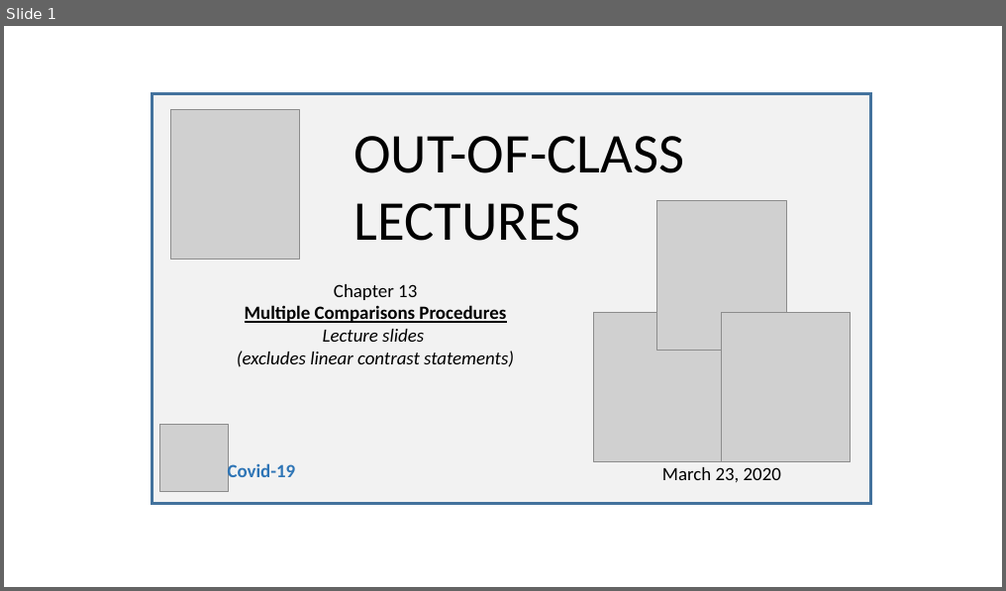
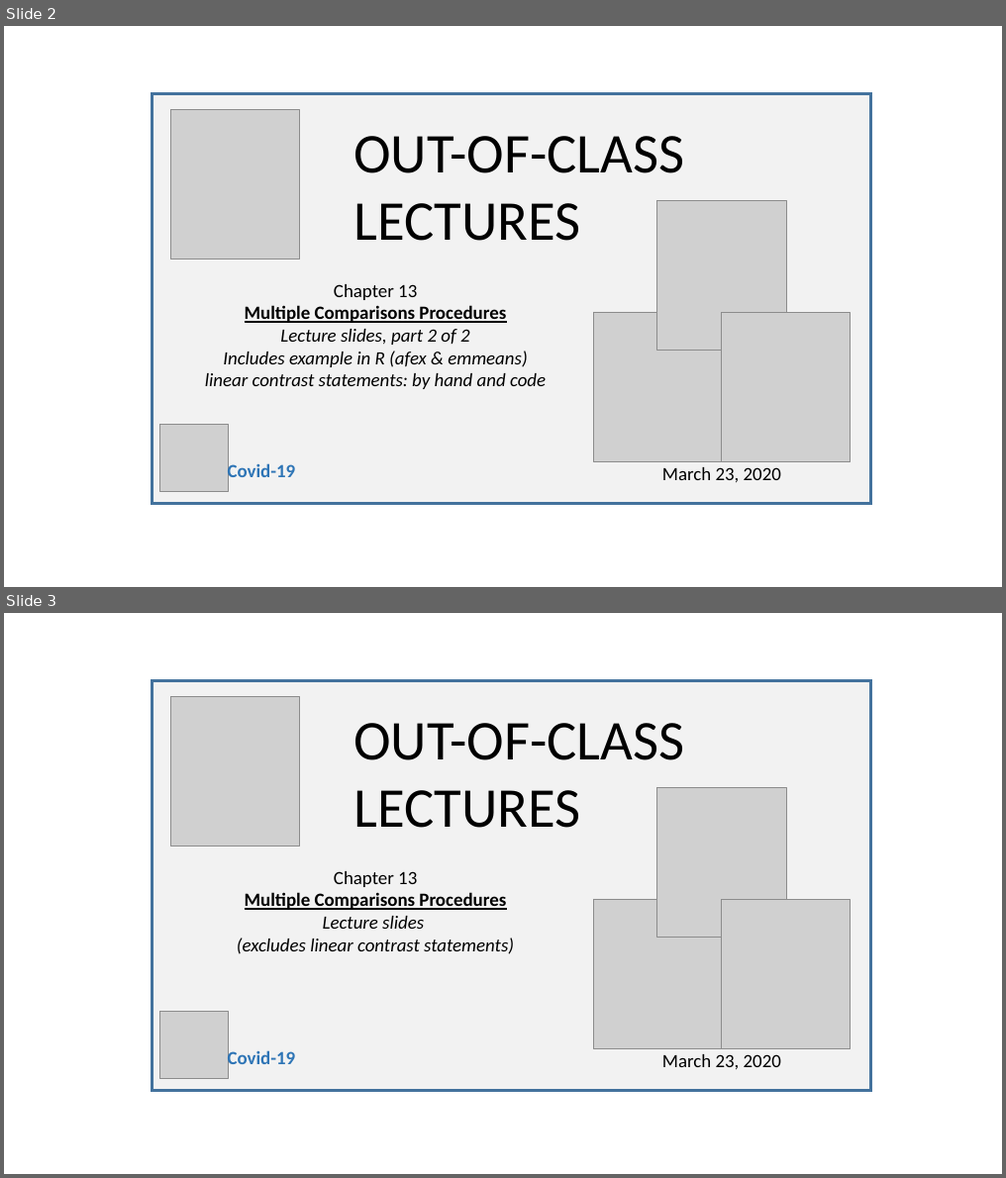
Before and after one commit to SarBearSchwartz/SarBearSchwartz.github.io, a slide deck: public/img/youtube_thumbnails/video_thumbnail_building.pptx. Shown one above the other, each under a label of ours: slide 1 before the commit, slides 2 and 3 after it. The pictures are 1006x591 and 1006x1178 pixels, drawn with LibreOffice and Linux fonts; fonts in the diff are those of the drawing; grey boxes stand for pictures. Boxes give left, top, right and bottom in pixels: in the first picture for what was removed or moved away, otherwise in the second. Text is boxed around its words. In the diff, an @@ line names an element or a change of style, - is before the commit and + after.

```diff
--- a/public/img/youtube_thumbnails/video_thumbnail_building.pptx
+++ b/public/img/youtube_thumbnails/video_thumbnail_building.pptx
@@ slide 2 added at bbox=[4, 26, 1002, 587], background #FFFFFF @@
@@ rectangle added at bbox=[152, 93, 871, 503], fill #F2F2F2, outline #43739E 3 pt @@
@@ picture added at bbox=[171, 110, 300, 260] @@
@@ text added at bbox=[353, 136, 684, 241], 54 pt, text #000000 @@
+OUT-OF-CLASS LECTURES
@@ picture added at bbox=[657, 201, 787, 351] @@
@@ text added at bbox=[205, 284, 546, 389], 18 pt, text #000000, italic @@
+Chapter 13
+Multiple Comparisons Procedures
+Lecture slides, part 2 of 2
+Includes example in R (afex & emmeans)
+linear contrast statements: by hand and code
@@ picture added at bbox=[593, 312, 723, 462] @@
@@ picture added at bbox=[721, 313, 850, 463] @@
@@ picture added at bbox=[160, 424, 228, 491] @@
@@ text added at bbox=[228, 463, 296, 483], 18 pt, text #2E75B6, bold @@
+Covid-19
@@ text added at bbox=[662, 468, 781, 482], 18 pt, text #000000 @@
+March 23, 2020
@@ what was slide 1 is now slide 3 @@
```
Also in this commit, not shown: 1 other slide added, 11 other files.
